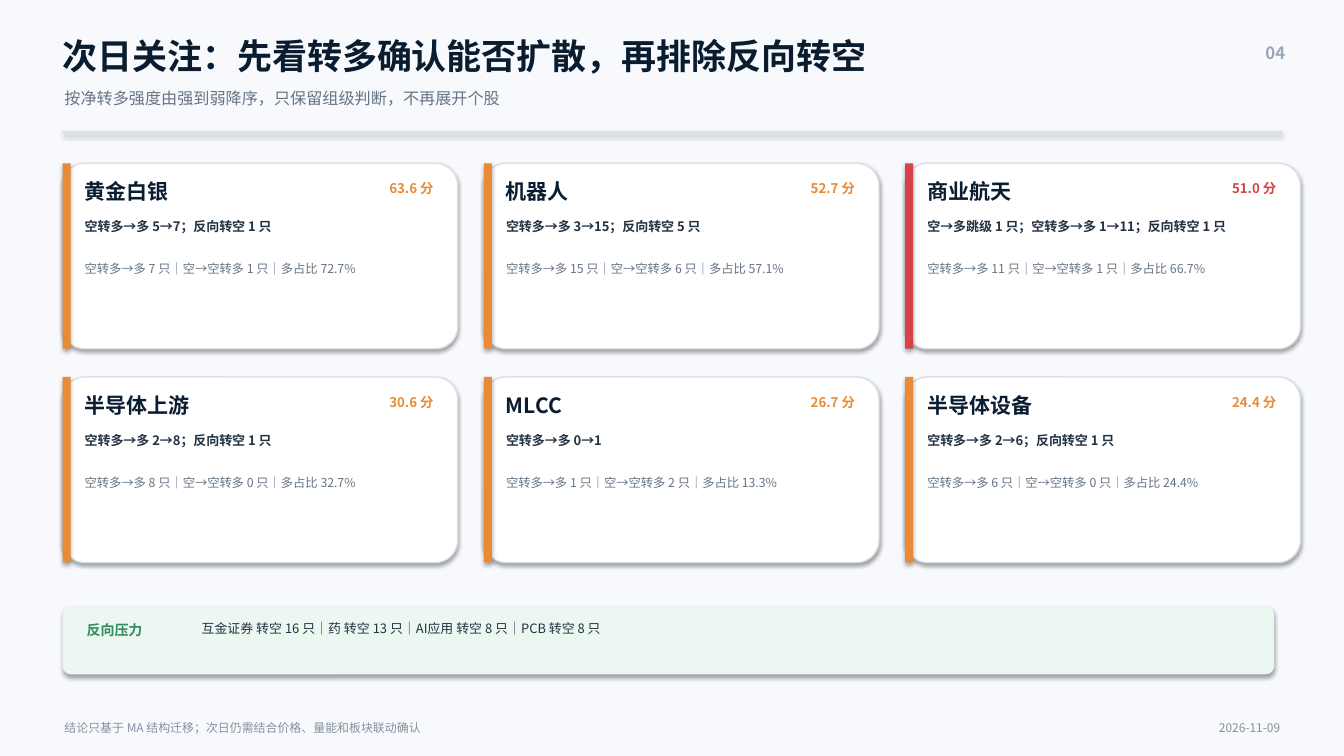
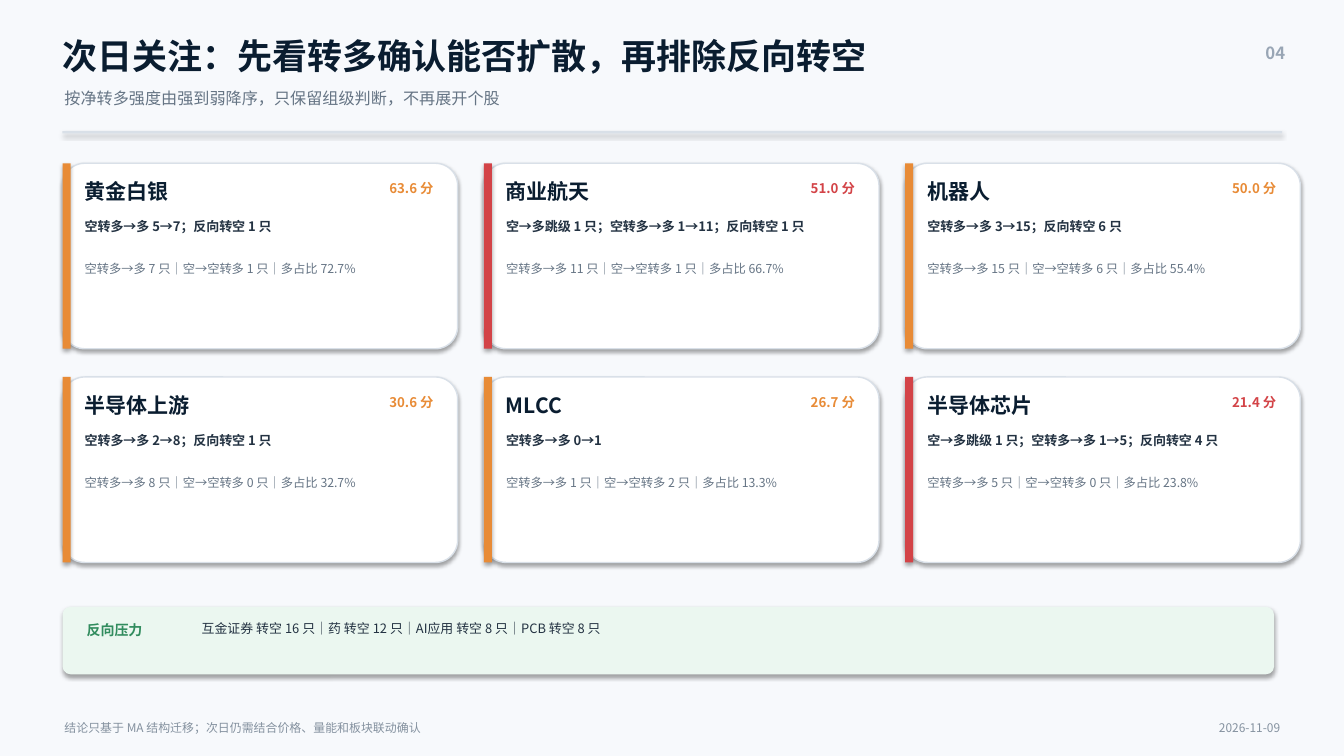
Before and after one commit to nancybhc/a-share-blast-lab, a slide deck: slide 4 of assets/多空阶段简报_2026-11-09.pptx. Drawn at 1344x756 pixels with LibreOffice and Linux fonts; fonts in the diff are those of the drawing. Boxes give left, top, right and bottom in pixels: in the first picture for what was removed or moved away, otherwise in the second. Text is boxed around its words. In the diff, an @@ line names an element or a change of style, - is before the commit and + after.

```diff
--- a/assets/多空阶段简报_2026-11-09.pptx
+++ b/assets/多空阶段简报_2026-11-09.pptx
@@ rectangle at <box>484,163,492,349</box>: fill #E88B36 to #D34347 @@
@@ rectangle at <box>905,163,913,349</box>: fill #D34347 to #E88B36 @@
@@ text at <box>506,181,590,201</box>: text changed @@
-机器人
+商业航天
@@ text at <box>811,182,855,194</box>: text changed; text colour #E88B36 to #D34347 @@
-52.7 分
+51.0 分
@@ text at <box>927,181,990,201</box>: text changed @@
-商业航天
+机器人
@@ text at <box>1232,182,1276,194</box>: text changed; text colour #D34347 to #E88B36 @@
-51.0 分
+50.0 分
@@ text at <box>506,220,805,233</box>: text changed @@
-空转多→多 3→15；反向转空 5 只
+空→多跳级 1 只；空转多→多 1→11；反向转空 1 只
@@ text at <box>927,220,1122,233</box>: text changed @@
-空→多跳级 1 只；空转多→多 1→11；反向转空 1 只
+空转多→多 3→15；反向转空 6 只
@@ text at <box>506,262,784,274</box>: text changed @@
-空转多→多 15 只｜空→空转多 6 只｜多占比 57.1%
+空转多→多 11 只｜空→空转多 1 只｜多占比 66.7%
@@ text at <box>927,262,1205,274</box>: text changed @@
-空转多→多 11 只｜空→空转多 1 只｜多占比 66.7%
+空转多→多 15 只｜空→空转多 6 只｜多占比 55.4%
@@ rectangle at <box>905,377,913,563</box>: fill #E88B36 to #D34347 @@
@@ text at <box>927,395,1032,415</box>: text changed @@
-半导体设备
+半导体芯片
@@ text at <box>1232,396,1276,408</box>: text changed; text colour #E88B36 to #D34347 @@
-24.4 分
+21.4 分
@@ text at <box>927,434,1218,447</box>: text changed @@
-空转多→多 2→6；反向转空 1 只
+空→多跳级 1 只；空转多→多 1→5；反向转空 4 只
@@ text at <box>927,476,1198,488</box>: text changed @@
-空转多→多 6 只｜空→空转多 0 只｜多占比 24.4%
+空转多→多 5 只｜空→空转多 0 只｜多占比 23.8%
@@ text at <box>202,622,601,635</box>: text changed @@
-互金证券 转空 16 只｜药 转空 13 只｜AI应用 转空 8 只｜PCB 转空 8 只
+互金证券 转空 16 只｜药 转空 12 只｜AI应用 转空 8 只｜PCB 转空 8 只
```
Also in this commit, not shown: 2 other slides changed, 9 other files.
